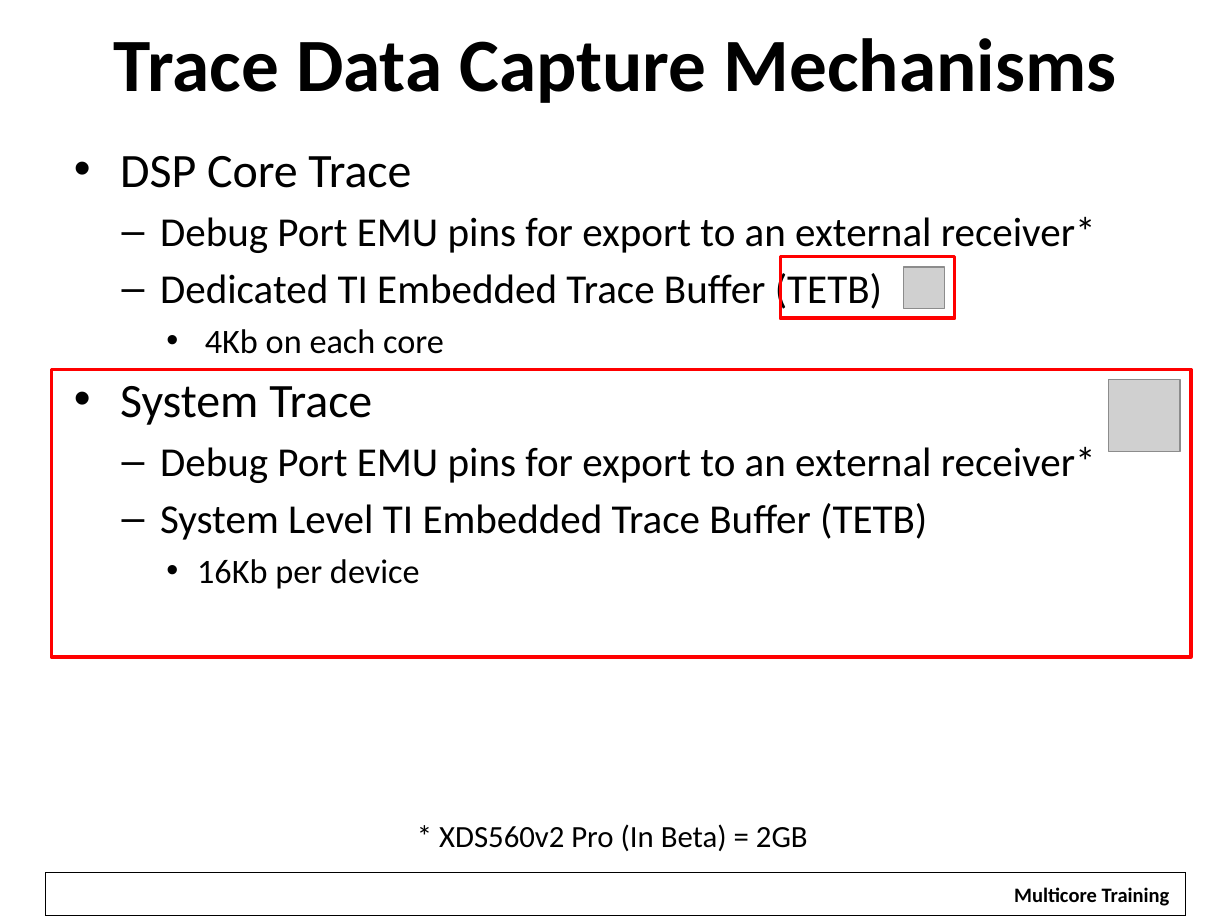
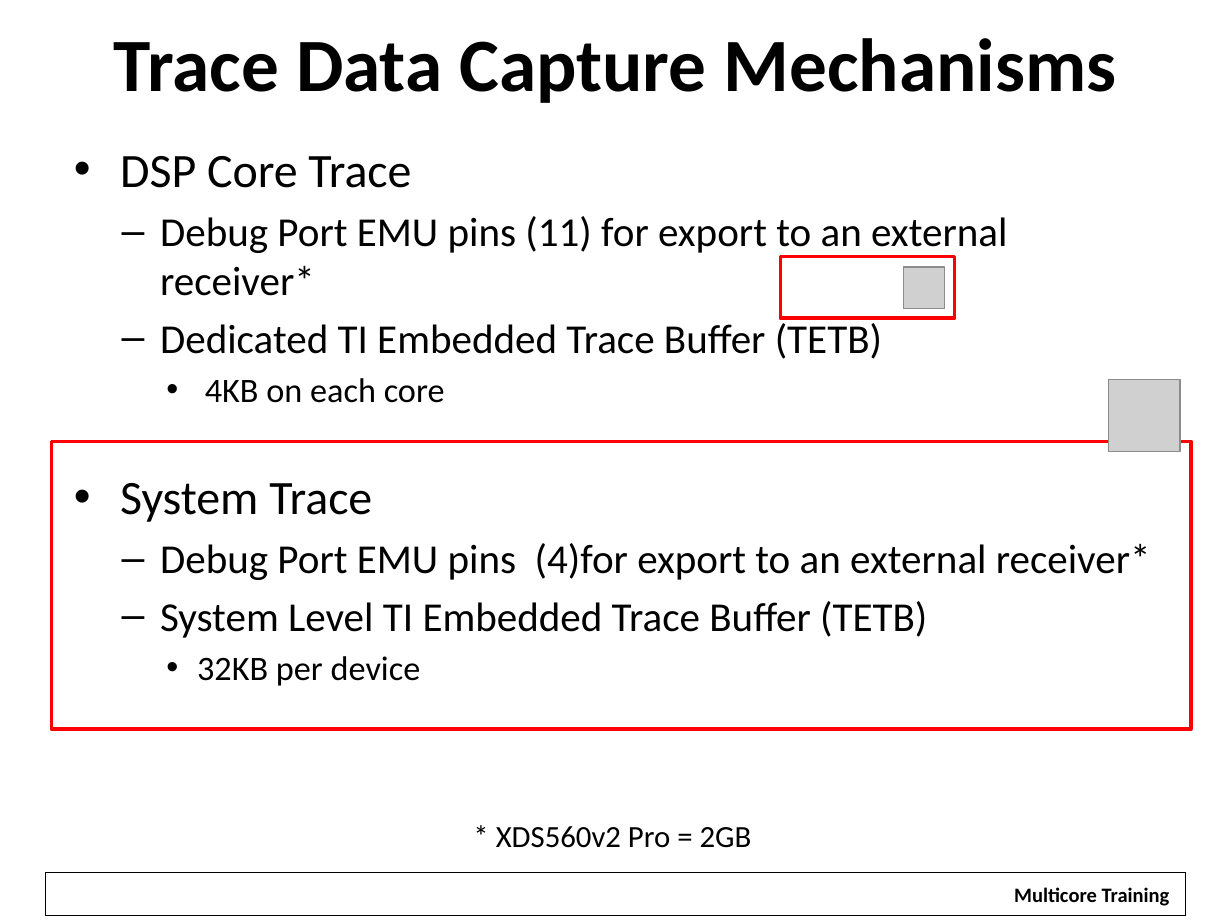
Before and after one commit to hari1989/keystone-workshop, a slide deck: slide 5 of slides/KeyStone Advanced Debug.pptx. Drawn at 1232x924 pixels with LibreOffice and Linux fonts; fonts in the diff are those of the drawing; grey boxes stand for pictures; background and template pictures are left out. Boxes give left, top, right and bottom in pixels: in the first picture for what was removed or moved away, otherwise in the second. Text is boxed around its words. In the diff, an @@ line names an element or a change of style, - is before the commit and + after.

```diff
--- a/slides/KeyStone Advanced Debug.pptx
+++ b/slides/KeyStone Advanced Debug.pptx
@@ text at (x1=160, y1=216, x2=1007, y2=296): text changed @@
-  – Debug Port EMU pins for export to an external receiver*
+  – Debug Port EMU pins (11) for export to an external receiver*
@@ text at (x1=205, y1=378, x2=445, y2=403): text changed @@
-    • 4Kb on each core
+    • 4KB on each core
@@ rectangle moved from (x1=52, y1=370, x2=1191, y2=657) to (x1=52, y1=441, x2=1191, y2=728) @@
@@ text at (x1=160, y1=543, x2=1151, y2=580): text changed @@
-  – Debug Port EMU pins for export to an external receiver*
+  – Debug Port EMU pins (4)for export to an external receiver*
@@ text at (x1=197, y1=656, x2=421, y2=686): text changed @@
-    • 16Kb per device
+    • 32KB per device
@@ text at (x1=496, y1=826, x2=752, y2=848): text changed @@
-* XDS560v2 Pro (In Beta) = 2GB
+* XDS560v2 Pro = 2GB
```
Also in this commit, not shown: 1 other slide changed, 2 other files.
